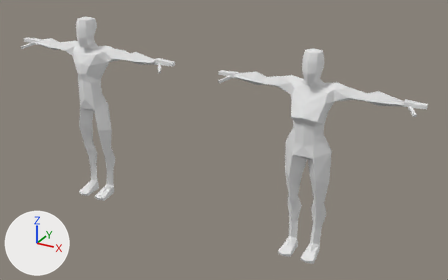
The Blender file assets/reference_models/base_low_poly_rigged_references.blend as it was, and as the next commit left it.
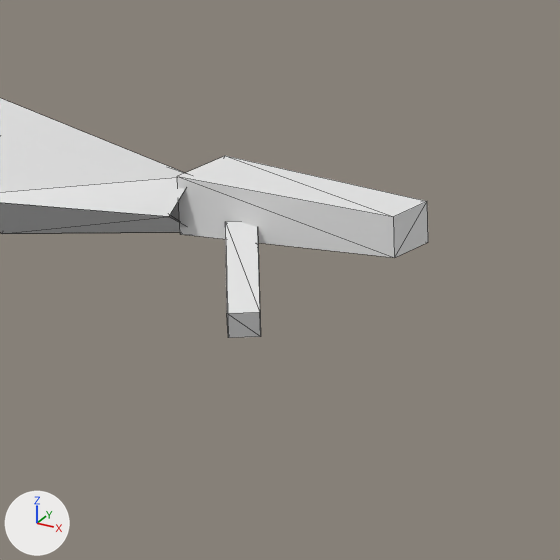
The first picture shows the older version from a 50 mm camera at (2.57, -4.08, 2.88) aimed at (0.26, 0.12, 0.78). The close-ups show the older and then the newer version on the part from 31% to 42% of the width and 16% to 33% of the height of that picture. Only the edits that show in the close-ups are written down. The lights are fixed; the arrows at lower left show +X, +Y and +Z. The close-ups show mesh edges as thin lines.

In view in the first close-up: 'YARTS_Male_Simple_Hands_Rigged_Mesh'.
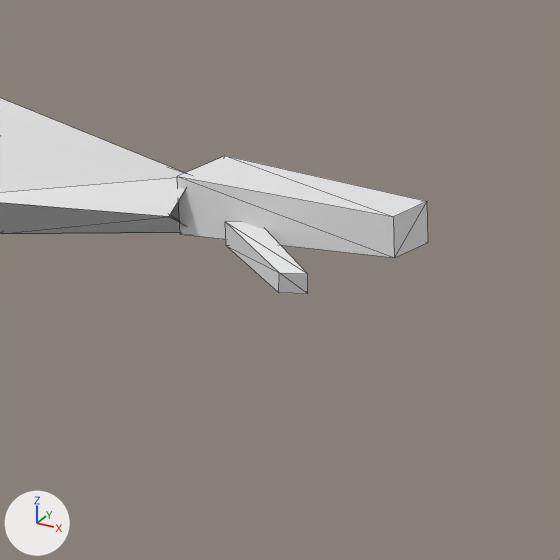
What changed in the scene script:
```text
Change me_yarts_male_simple_hands_rigged_mesh_data_002:
    where me_yarts_male_simple_hands_rigged_mesh_data_002.from_pydata(...)  # 1386 vertices, 484 faces; spans x -0.84..0.84, y -0.15..0.15, z 0.0..1.7
    used by ob_yarts_male_simple_hands_rigged_mesh; location = (-1.05, 0.0, 0.0)
    before: 1374 (0.79, -0.01, 1.32) at pixel (260, 336), 1375 (0.79, -0.01, 1.32) at pixel (260, 336), 1377 (0.77, -0.03, 1.32) at pixel (228, 337), 1378 (0.77, -0.03, 1.32) at pixel (228, 337), 1379 (0.77, -0.03, 1.34) at pixel (226, 313)
    before: 1381 (0.77, -0.03, 1.34) at pixel (226, 313), 1382 (0.77, -0.03, 1.34) at pixel (226, 313)
    me_yarts_male_simple_hands_rigged_mesh_data_002 part 1: the loose piece of 4 vertices spanning x 0.77..0.79, y -0.03..-0.01, z 1.32..1.34 is moved by (0.0, 0.06, 0.01)
    me_yarts_male_simple_hands_rigged_mesh_data_002 part 2
    add for i in [1374, 1375, 1377, 1378]: me_yarts_male_simple_hands_rigged_mesh_data_002.vertices[i].co += Vector((0.0, 0.06, 0.02))
    add for i in [1379, 1381, 1382]: me_yarts_male_simple_hands_rigged_mesh_data_002.vertices[i].co += Vector((0.0, 0.07, 0.01))
    me_yarts_male_simple_hands_rigged_mesh_data_002.vertices[1383].co: (0.79, -0.02, 1.34) -> (0.79, 0.04, 1.35)  # pixel (259, 312) -> pixel (307, 273)
    me_yarts_male_simple_hands_rigged_mesh_data_002.vertices[1385].co: (0.79, -0.02, 1.34) -> (0.79, 0.04, 1.35)  # pixel (259, 312) -> pixel (307, 273)
```

Where the change shows, as pixel boxes (x1, y1, x2, y2) in the close-ups (560 x 560 px; the box of a moved part takes in the faces that stretch with it):
'YARTS_Male_Simple_Hands_Rigged_Mesh', reshaped
    before: (0, 98, 428, 338)
    after: (0, 98, 428, 294)
part 1 of me_yarts_male_simple_hands_rigged_mesh_data_002, moved or reshaped
    before: (227, 312, 261, 338)
    after: (279, 273, 308, 294)
part 2 of me_yarts_male_simple_hands_rigged_mesh_data_002, moved or reshaped
    before: (225, 221, 261, 327)
    after: (225, 221, 308, 293)
